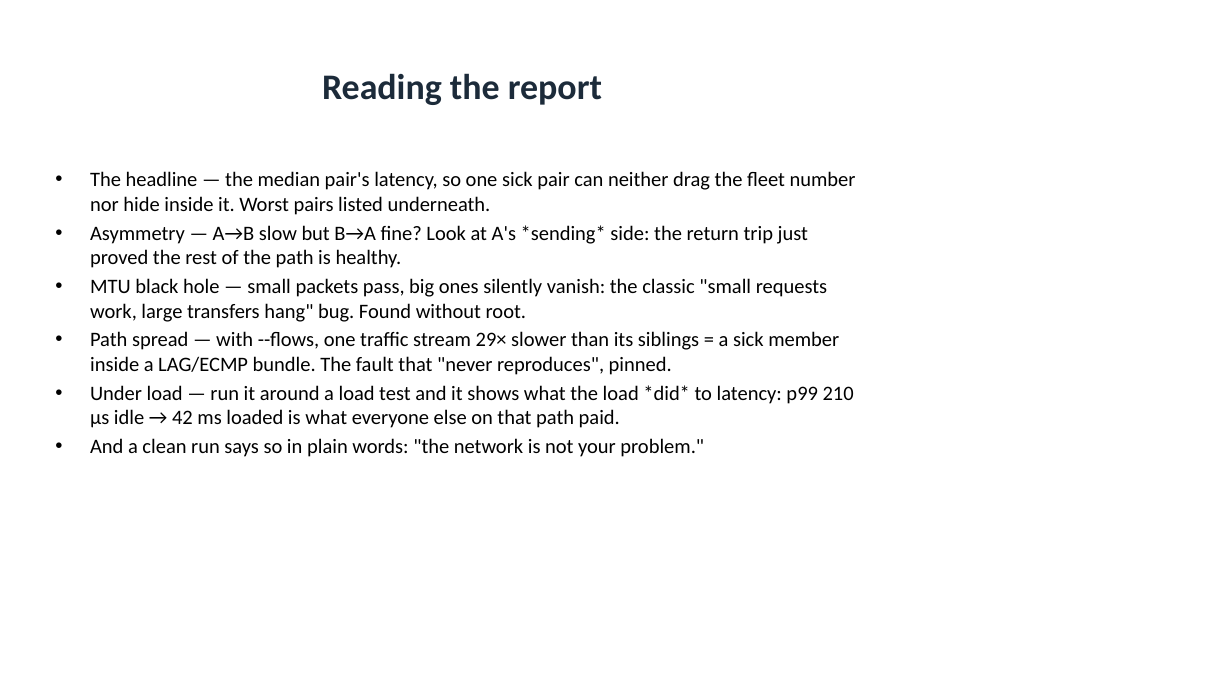
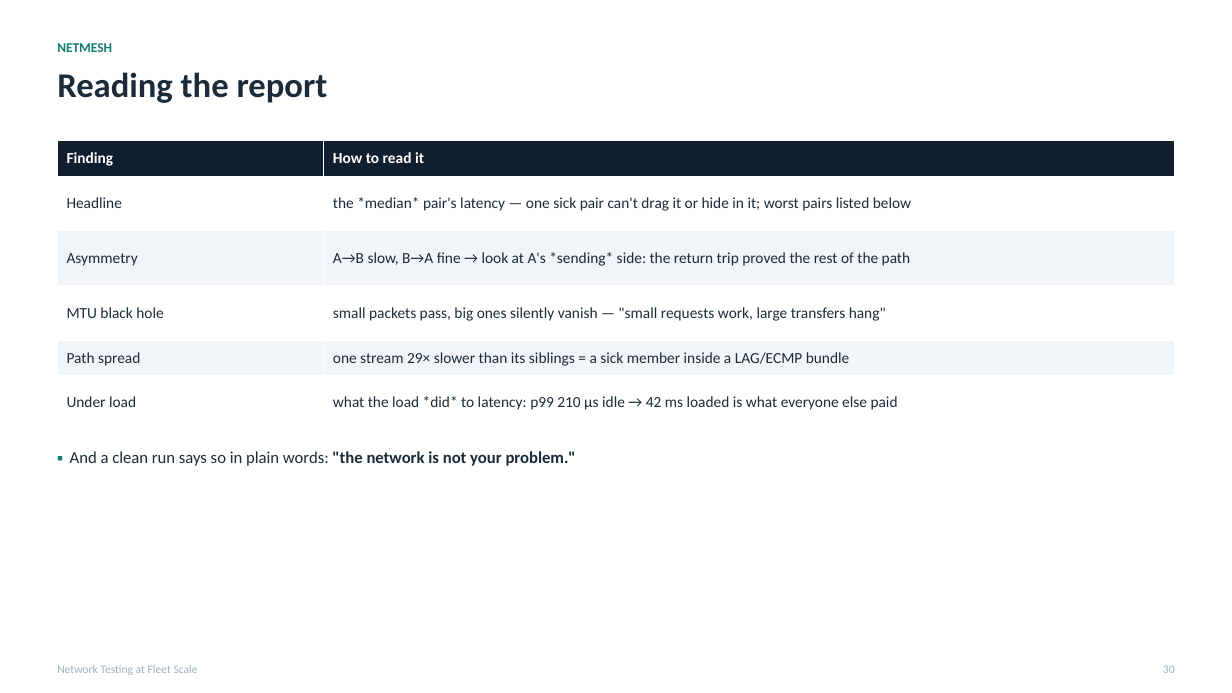
Before and after one commit to MartinGallagher-code/presentations, a slide deck: slide 30 of network-testing/network_testing.pptx. Drawn at 1232x693 pixels with LibreOffice and Linux fonts; fonts in the diff are those of the drawing. Boxes give left, top, right and bottom in pixels: in the first picture for what was removed or moved away, otherwise in the second. Text is boxed around its words. In the diff, an @@ line names an element or a change of style, - is before the commit and + after.

```diff
--- a/network-testing/network_testing.pptx
+++ b/network-testing/network_testing.pptx
@@ text added at box(57, 43, 112, 52), 10.5 pt, text #0F7D71, bold @@
+NETMESH
@@ text "Reading the report": place and size @@
-text "Reading the report" at box(322, 73, 602, 105)
+text "Reading the report" at box(57, 72, 328, 103)
@@ text "Reading the report" at box(57, 72, 328, 103): size 28 to 27 pt; alignment centre to left; vertical alignment middle to top @@
@@ table added at box(57, 140, 1175, 431), 6 rows, 2 columns @@
+Finding | How to read it
+Headline | the *median* pair's latency — one sick pair can't drag it or hide in it; worst pairs listed below
+Asymmetry | A→B slow, B→A fine → look at A's *sending* side: the return trip proved the rest of the path
+MTU black hole | small packets pass, big ones silently vanish — "small requests work, large transfers hang"
+Path spread | one stream 29× slower than its siblings = a sick member inside a LAG/ECMP bundle
+Under load | what the load *did* to latency: p99 210 µs idle → 42 ms loaded is what everyone else paid
@@ text removed at box(90, 171, 856, 457) @@
-• The headline — the median pair's latency, so one sick pair can neither drag the fleet number nor hide inside it. Worst pairs listed underneath.
-• Asymmetry — A→B slow but B→A fine? Look at A's *sending* side: the return trip just proved the rest of the path is healthy.
-• MTU black hole — small packets pass, big ones silently vanish: the classic "small requests work, large transfers hang" bug. Found without root.
-• Path spread — with --flows, one traffic stream 29× slower than its siblings = a sick member inside a LAG/ECMP bundle. The fault that "never reproduces", pinned.
-• Under load — run it around a load test and it shows what the load *did* to latency: p99 210 µs idle → 42 ms loaded is what everyone else on that path paid.
-• And a clean run says so in plain words: "the network is not your problem."
@@ text added at box(70, 451, 576, 466), 13 pt, text #1C2B3A @@
+▪ And a clean run says so in plain words: "the network is not your problem."
@@ text added at box(57, 665, 198, 675), 9 pt, text #9FB0C1 @@
+Network Testing at Fleet Scale
@@ text added at box(1163, 665, 1175, 673), 9 pt, text #9FB0C1 @@
+30
```
Also in this commit, not shown: 33 other slides changed, 1 slide added, 1 slide removed, 2 other files.
